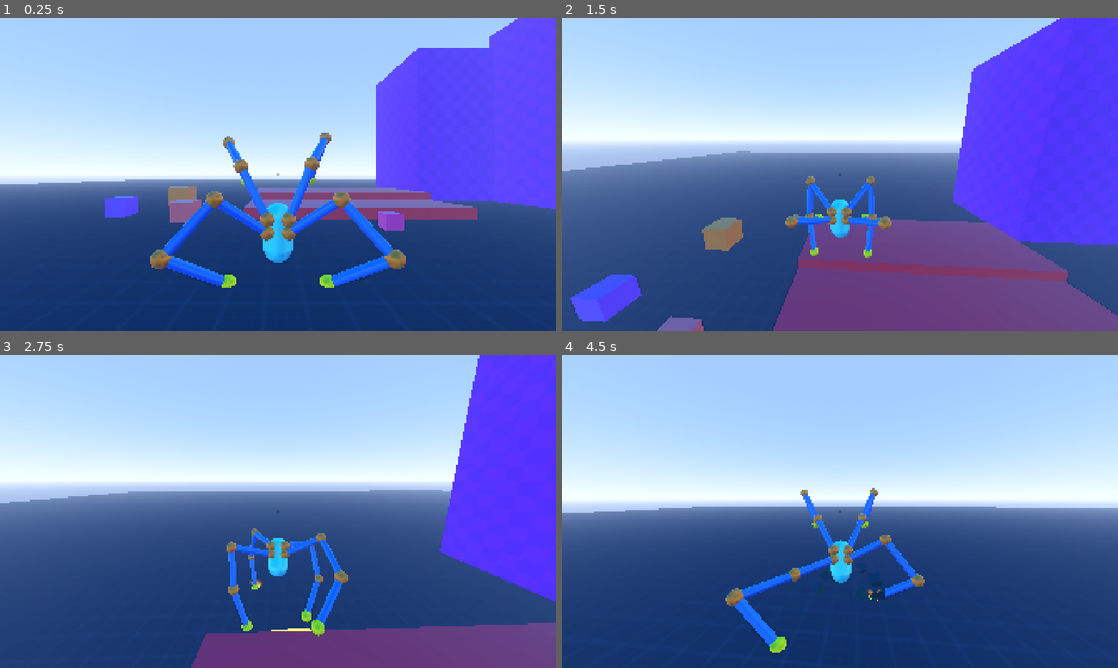
Above: before the commit, frames 1-4 (two rows, left to right).
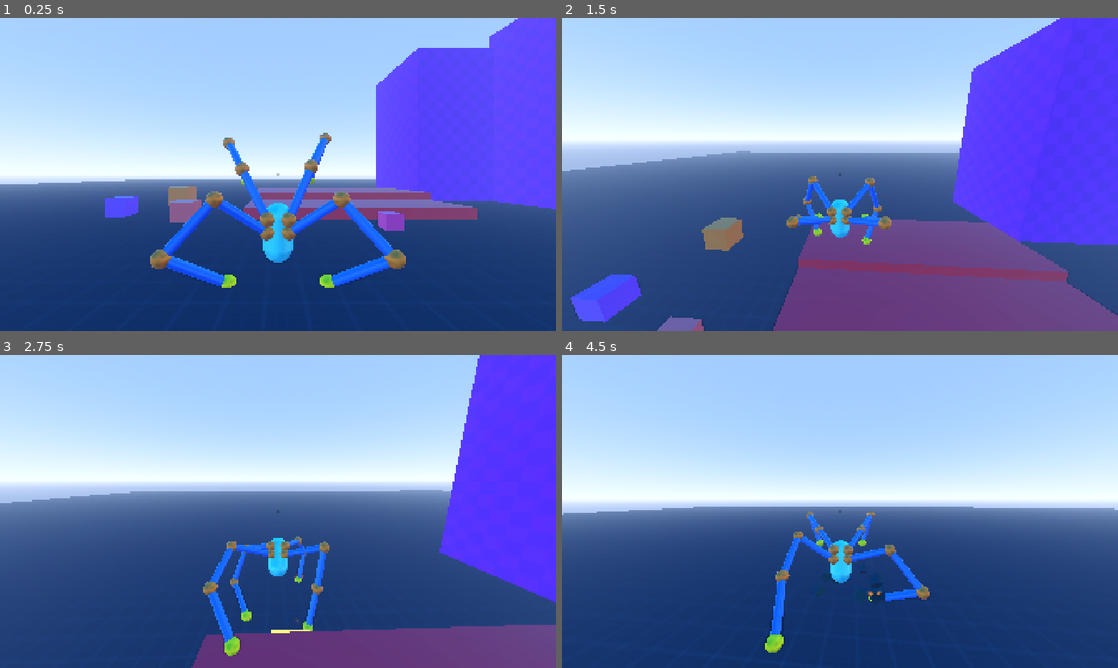
Above: after the commit, the same moments.

Repository: lliamsymonds04/doc-oc
Game: Godot game, scene res://main.tscn
Two runs of this game, one before a commit and one after it. Both use one fixed random seed, a clock stepped at 60 frames per second and the inputs below.
Inputs (mouse positions are in pixels of both pictures, inside the frame that each line leads up to):
- Up to frame 1 (0.25 s): no input
- Up to frame 2 (1.5 s): move the mouse to (867, 174) at 0.52 s; hold Shift (sprint) 0.53-1.28 s; hold W (forward) from 0.53 s (still down); tap Space (jump) at 0.77 s; move the mouse to (812, 174) at 1.27 s; tap Shift (sprint) at 1.35 s
- Up to frame 3 (2.75 s): keep holding W (forward); tap Space (jump) at 1.52 s; move the mouse to (289, 505) at 2.02 s; hold Shift (sprint) from 2.03 s (still down)
- Up to frame 4 (4.5 s): keep holding W (forward); move the mouse to (834, 517) at 2.77 s; release Shift (sprint) at 2.78 s; tap Shift (sprint) at 2.85, 4.35 s; tap Space (jump) at 3.02, 3.77 s; move the mouse to (878, 514) at 3.52 s; hold Shift (sprint) 3.53-4.28 s; move the mouse to (795, 508) at 4.27 s

The runs differ from the first frame. In frame 1, 0.2% of the frame differs, in the area x 40-60%, y 36-64%; in frame 2, 0.6%; in frame 3, 2.9%; in frame 4, 3.3%, in the area x 0-100%, y 42-96%.

Commit message:
refactor: moved target world from mount to the arm

Diff:
--- a/systems/inverse_kinematics/arm_mount.gd
+++ b/systems/inverse_kinematics/arm_mount.gd
@@ -43,9 +43,6 @@
 var last_landed_time: float = -INF
 var last_servo_time: float = -INF
 
-var target_world: Vector3
-var _cached_target_world: Vector3
-
 func _process(dt: float) -> void:
 	_sway_time += dt
 
@@ -103,8 +100,7 @@
 	else:
 		arm.target = desired
 
-	arm.target_world = to_global(arm.target)
-	_cached_target_world = arm.target_world
+	arm.target_world = arm.to_global(arm.target)
 
 func update_planted_target() -> void:
 	if arm == null or arm.is_stepping:
@@ -126,7 +122,6 @@
 func update_ground_step_target(velocity: Vector3, force := false) -> void:
 	step_target = null
 
-	_cached_target_world = target_world
 	var velocity_xz := Vector3(velocity.x, 0, velocity.z) * raycast_config.anchor_lead_time
 	var probe_pos: Vector3 = ground_probe.global_position + velocity_xz + Vector3.UP * raycast_config.probe_vertical_offset
 	var hit = get_surface_hit(probe_pos, Vector3.DOWN, raycast_config.step_raycast_distance + raycast_config.probe_vertical_offset)
@@ -136,17 +131,15 @@
 		var max_disp := raycast_config.max_target_displacement
 		if player.is_sprinting():
 			max_disp *= raycast_config.sprint_displacement_mult
-		var disp := (hit_pos - _cached_target_world).length()
+		var disp := (hit_pos - arm.target_world).length()
 		if disp > max_disp or force:
 			step_target = hit_pos
-	set_target(_cached_target_world)
 
 func update_step(velocity: Vector3, dt: float) -> void:
 	step_target = null
 
 	if arm.is_stepping:
 		arm.advance_step(dt)
-		sync_from_arm()
 		return
 
 	if is_leg:
@@ -210,20 +203,18 @@
 func update_wall_climb(velocity: Vector3) -> Variant:
 	var hit = get_wall_hit_pos(velocity)
 	step_target = null
-	# Use arm's world pos as authority — mount.target_world can be stale
-	# if the arm was advanced directly via WallClimbState (no mount sync).
-	sync_from_arm()
 	if hit != null:
 		# keep wall_surface_normal in sync with what we actually grip
 		wall_surface_normal = hit.normal
 		var hit_pos: Vector3 = hit.position
-		var distance := (hit_pos - _cached_target_world).length()
+		var distance := (hit_pos - arm.target_world).length()
 		if distance > raycast_config.max_target_displacement:
 			step_target = hit_pos
 	elif not arm.is_stepping:
 		# not touching anything and not mid-step: not a valid grip
 		wall_surface_normal = Vector3.ZERO
-	set_target(_cached_target_world)
+	# the grip is world-static, so re-project it into the moving mount's local space
+	update_planted_target()
 	return hit
 
 func get_surface_hit(from: Vector3, direction: Vector3, distance: float) -> Variant:
@@ -231,15 +222,9 @@
 	return RaycastUtil.shape_cast(space, _cast_sphere, from, direction * distance, ~2)
 
 func set_target(world_pos: Vector3) -> void:
-	target_world = world_pos
-	_cached_target_world = world_pos
 	if arm:
 		arm.target_world = world_pos
-		arm.target = to_local(world_pos)
-
-func sync_from_arm() -> void:
-	if arm:
-		set_target(arm.target_world)
+		arm.target = arm.to_local(world_pos)
 
 func set_apply_floor(should_apply: bool) -> void:
 	arm.solver.should_apply_floor = should_apply
--- a/systems/player/player.tscn
+++ b/systems/player/player.tscn
@@ -90,7 +90,7 @@
 metadata/_custom_type_script = "uid://bba0h6wxddaoe"
 
 [node name="GroundProbe" type="Marker3D" parent="TiltPivot/ArmTopLeft" unique_id=630538761]
-transform = Transform3D(1, 0, 0, 0, 1, 0, 0, 0, 1, -1.122, -1.4220326, -1.513683)
+transform = Transform3D(1, 0, 0, 0, 1, 0, 0, 0, 1, -1.122, -1.422, -2.333)
 
 [node name="IdleTarget" type="Marker3D" parent="TiltPivot/ArmTopLeft" unique_id=1476587123]
 transform = Transform3D(1, 0, 0, 0, 1, 0, 0, 0, 1, -1.122, 1.4203327, -3.1366746)
@@ -112,7 +112,7 @@
 metadata/_custom_type_script = "uid://bba0h6wxddaoe"
 
 [node name="GroundProbe" type="Marker3D" parent="TiltPivot/ArmTopRight" unique_id=1012489981]
-transform = Transform3D(1, 0, 0, 0, 1, 0, 0, 0, 1, 1.1221828, -1.4184881, -1.5244104)
+transform = Transform3D(1, 0, 0, 0, 1, 0, 0, 0, 1, 1.1221828, -1.4184881, -2.3332615)
 
 [node name="IdleTarget" type="Marker3D" parent="TiltPivot/ArmTopRight" unique_id=1108706562]
 transform = Transform3D(1, 0, 0, 0, 1, 0, 0, 0, 1, 1.1221828, 1.5599794, -2.9131262)
--- a/systems/player/states/air_state.gd
+++ b/systems/player/states/air_state.gd
@@ -129,9 +129,6 @@
 				if hit_pos:
 					mount.set_target(hit_pos)
 
-			else:
-				mount.sync_from_arm()
-
 		for mount in p.arm_mounts:
 			mount.set_target(mount.to_global(mount.compute_idle_target()))
 
--- a/systems/player/states/grounded_state.gd
+++ b/systems/player/states/grounded_state.gd
@@ -46,8 +46,6 @@
 			var dist := (idle_pos - end_effector_pos).length()
 			if dist > 1.0:
 				mount.arm.start_step(mount.to_global(idle_pos), 0.0, Vector3.UP, false)
-			else:
-				mount.sync_from_arm()
 
 func exit() -> void:
 	if is_sprinting:
@@ -287,4 +285,4 @@
 			mount.update_ground_step_target(player.velocity, true)
 			var step_target = mount.step_target
 			if step_target:
-				mount.arm.start_step(step_target)
+				mount.arm.start_step(step_target, 0.0, Vector3.UP, true, 2.0)
--- a/systems/player/wall_climb_arms.gd
+++ b/systems/player/wall_climb_arms.gd
@@ -99,7 +99,6 @@
 
 		if mount.arm.is_stepping:
 			mount.arm.advance_step(dt)
-			mount.target_world = mount.arm.target_world
 			continue
 
 		if not _can_step(mount):
@@ -147,7 +146,7 @@
 func _pick(mount: ArmMount, hit, min_dist: float, mode: CorneringType, best_dist: float):
 	if mount.step_target == null:
 		return null
-	var dist: float = (mount.target_world - mount.step_target).length()
+	var dist: float = (mount.arm.target_world - mount.step_target).length()
 	if dist > best_dist and dist >= min_dist:
 		return {"mount": mount, "hit": hit, "mode": mode, "dist": dist}
 	return null
